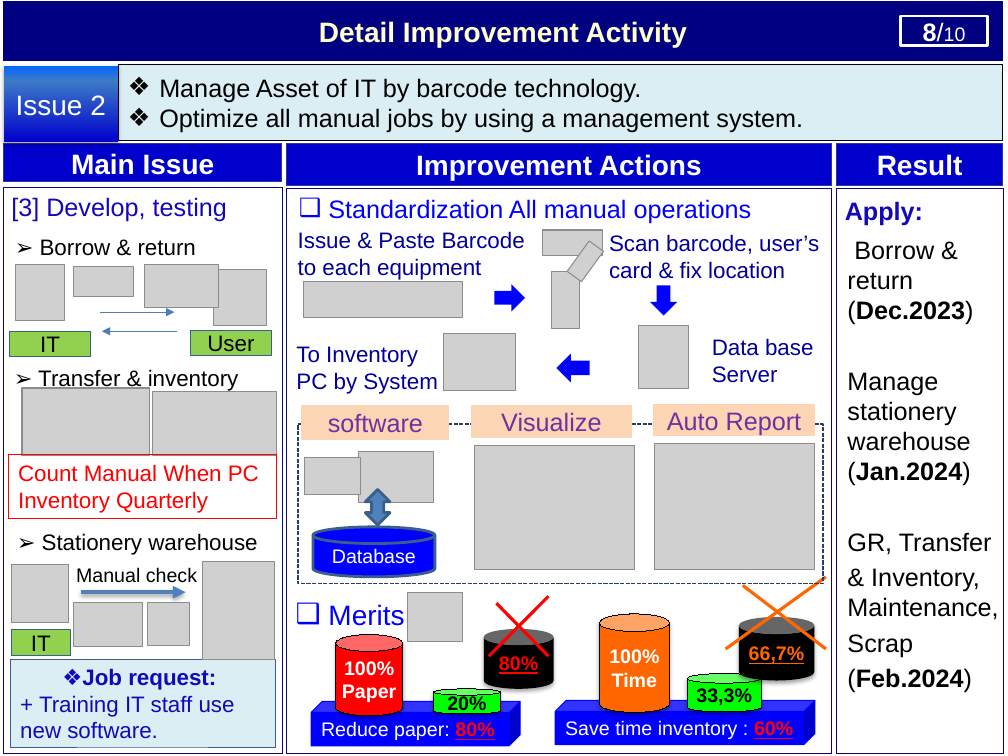
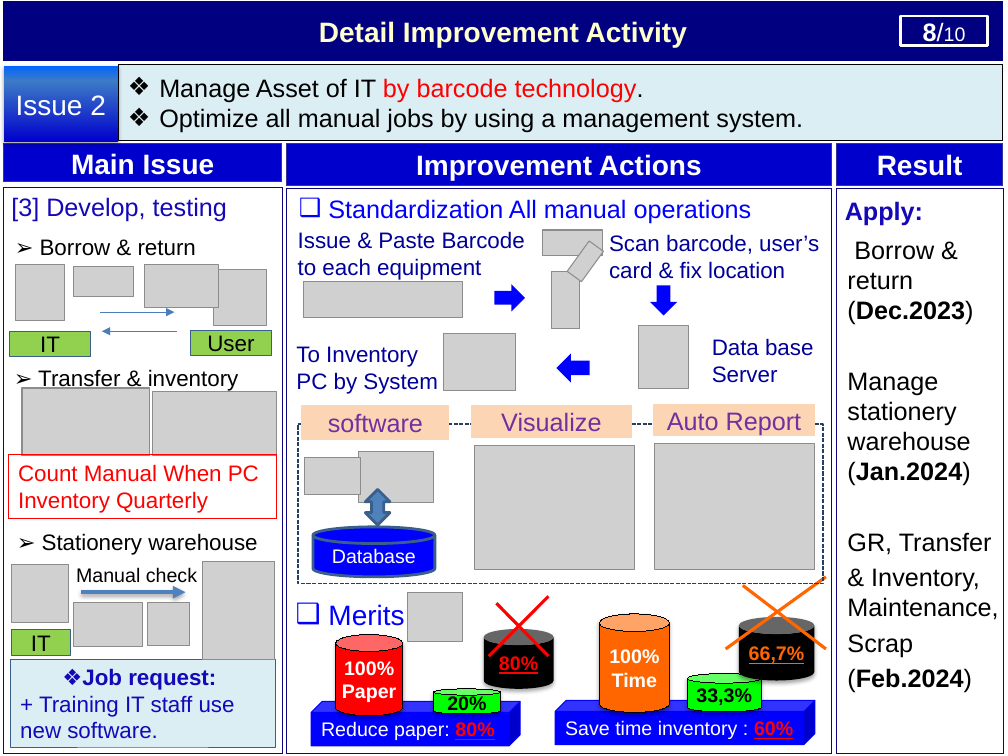
Before and after one commit to thietbicongnghevietnam/ReportPSNV, a slide deck: slide 12 of Report_test.pptx. Drawn at 1008x756 pixels with LibreOffice and Linux fonts; fonts in the diff are those of the drawing; grey boxes stand for pictures. Boxes give left, top, right and bottom in pixels: in the first picture for what was removed or moved away, otherwise in the second. Text is boxed around its words. In the diff, an @@ line names an element or a change of style, - is before the commit and + after.

```diff
--- a/Report_test.pptx
+++ b/Report_test.pptx
@@ text in rectangle at (159, 78, 644, 102): text colour #000000 to #FF0000 in "by barcode technology." @@
```
Also in this commit, not shown: 8 other slides changed, 1 slide added.
